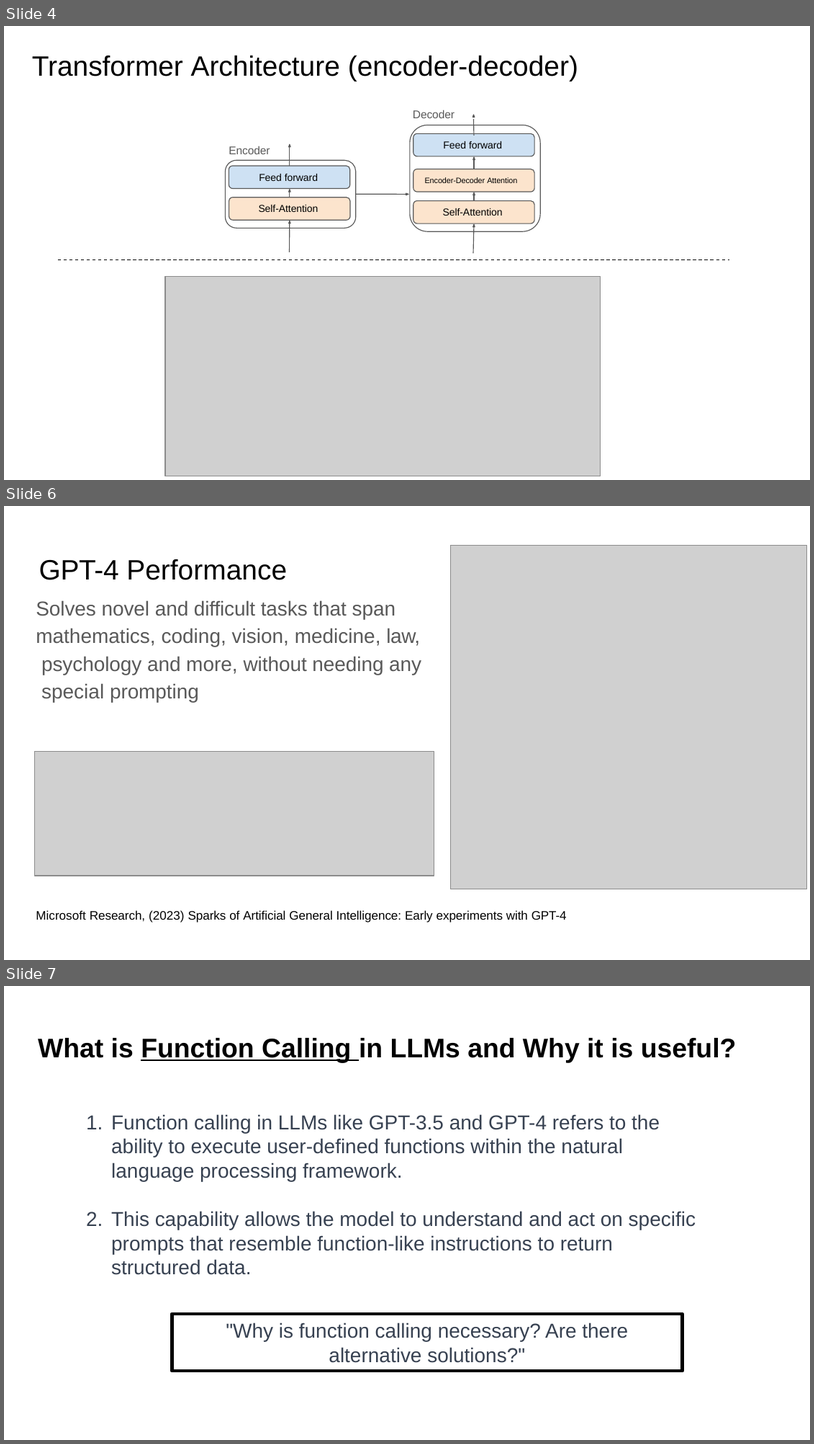
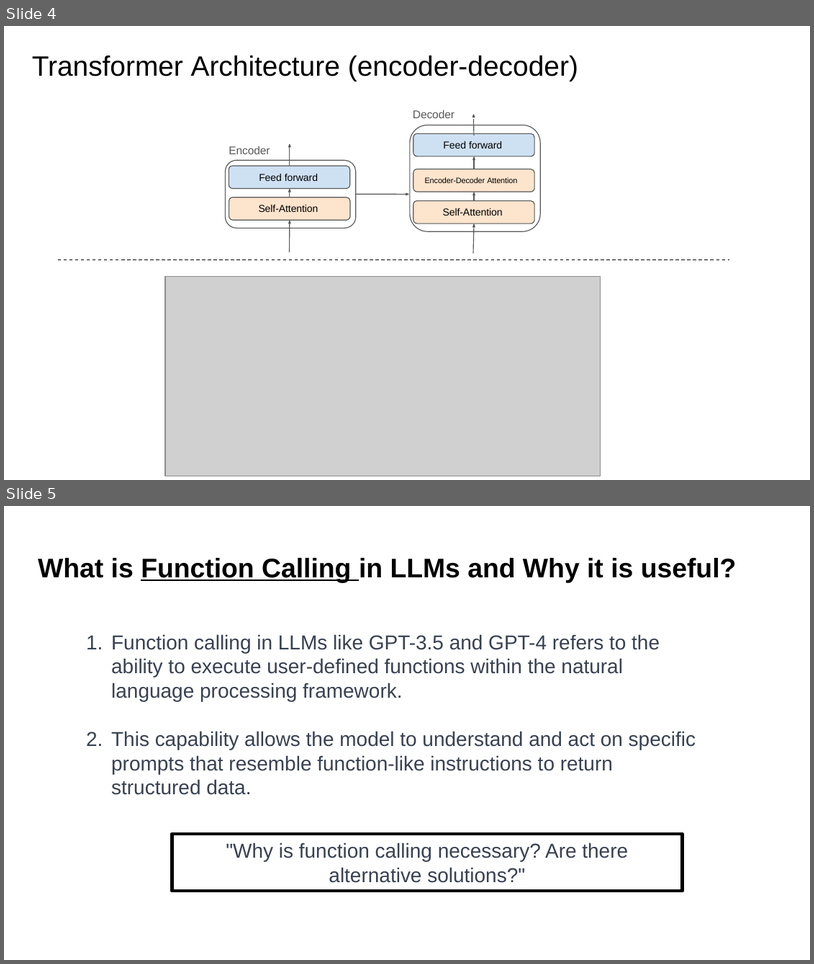
Before and after one commit to tmehtiyev2019/llm-api-tm, a slide deck: Project Presentation-Tural Mehtiyev.pptx. Shown one above the other, each under a label of ours: slides 4, 6 and 7 before the commit, slides 4 and 5 after it; the slides between them are not shown. The pictures are 814x1444 and 814x964 pixels, drawn with LibreOffice and Linux fonts; fonts in the diff are those of the drawing; grey boxes stand for pictures; background and template pictures are left out. Boxes give left, top, right and bottom in pixels: in the first picture for what was removed or moved away, otherwise in the second. Text is boxed around its words. In the diff, an @@ line names an element or a change of style, - is before the commit and + after.

```diff
--- a/Project Presentation-Tural Mehtiyev.pptx
+++ b/Project Presentation-Tural Mehtiyev.pptx
@@ slide 6 removed at box(4, 506, 810, 960), background #FFFFFF @@
@@ picture removed at box(450, 546, 808, 889) @@
@@ title removed at box(36, 559, 422, 702) @@
-GPT-4 Performance
-Solves novel and difficult tasks that span mathematics, coding, vision, medicine, law, psychology and more, without needing any special prompting
@@ picture removed at box(35, 751, 435, 875) @@
@@ text removed at box(36, 910, 567, 922) @@
-Microsoft Research, (2023) Sparks of Artificial General Intelligence: Early experiments with GPT-4
@@ what was slide 7 is now slide 5 @@
```
Also in this commit, not shown: 3 slides changed, 1 other slide removed.
